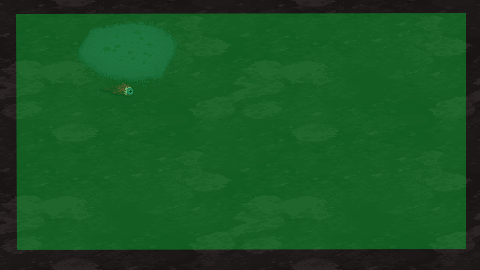
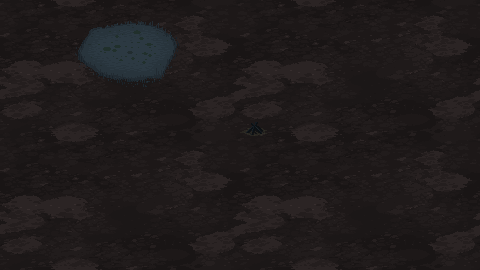
Layers edited between the first and the second 480 × 270 image:
hid group "Areas" (1 layers) over [16, 13, 466, 250]
removed layer "Layer 1" from group "Threshold.png" over [98, 83, 134, 97]
added layer "Layer 3" in group "Threshold.png" over [240, 122, 267, 136]
